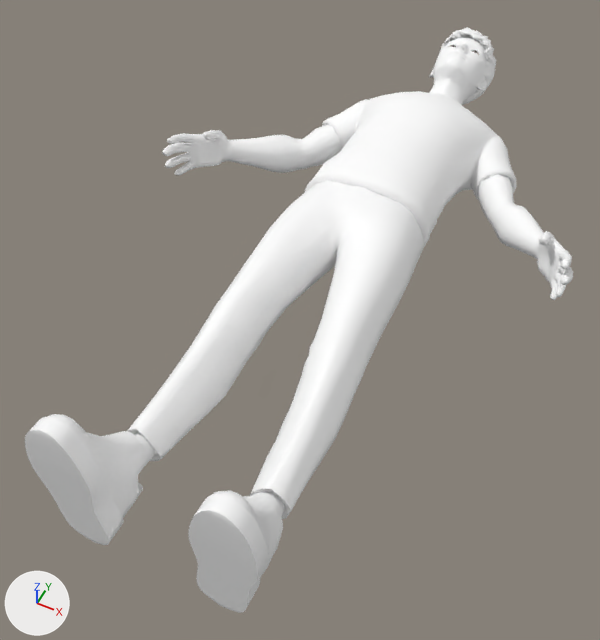
An edit to the glTF model model.glb, drawn before and after from the same camera.
One viewpoint serves both versions: a camera (50 mm lens) standing at (57.1, -51.6, 141.3) and looking at (-4.0, 70.6, -11.4). The lights are fixed; the arrows at lower left show +X, +Y and +Z.

The first picture shows 'Wolf3D_Body', 'Wolf3D_Hair', 'Wolf3D_Head', 'Wolf3D_Outfit_Bottom', 'Wolf3D_Outfit_Footwear', 'Wolf3D_Outfit_Top'.
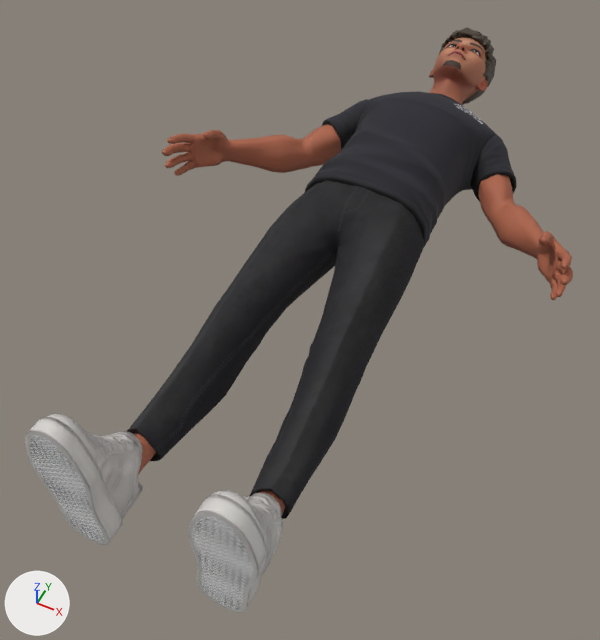
The newer file is also rescaled (x0.01), turned or shifted as a whole; pictures and numbers use the older file's frame.

Changed parts and their boxes [x1, y1, x2, y2] in the pictures (600 x 640 px):
'Wolf3D_Outfit_Bottom', recoloured (white to black): [127, 180, 424, 519] in both
'Wolf3D_Outfit_Footwear', recoloured: [25, 414, 283, 613] in both
'Wolf3D_Outfit_Top', recoloured (white to black): [305, 91, 517, 248] in both
'Wolf3D_Body', recoloured (white to brown): [134, 124, 573, 514] in both
'Wolf3D_Head', recoloured (white to brown): [429, 37, 488, 105] in both
'Wolf3D_Hair', recoloured: [438, 27, 496, 105] in both

What changed in the scene script:
```text
Add mat_wolf3d_outfit_top:
    mat_wolf3d_outfit_top = bpy.data.materials.new('Wolf3D_Outfit_Top')
    # uses the picture img_outfit_cheer_02_v2_m_top_n
    # uses the picture img_tshirt_bc
Add mat_wolf3d_outfit_footwear:
    mat_wolf3d_outfit_footwear = bpy.data.materials.new('Wolf3D_Outfit_Footwear')
    # uses the picture img_outfit_basic_01_v2_m_footwear_d
    # uses the picture img_outfit_basic_01_v2_m_footwear_m_outfit_basic_01_v2_m_footwear_r
    # uses the picture img_outfit_basic_01_v2_m_footwear_n
Add mat_wolf3d_outfit_bottom:
    mat_wolf3d_outfit_bottom = bpy.data.materials.new('Wolf3D_Outfit_Bottom')
    # uses the picture img_outfit_basic_01_v2_m_bottom_d
    # uses the picture img_outfit_basic_01_v2_m_bottom_n
    # uses the picture img_outfit_basic_01_v2_m_bottom_r
Add mat_wolf3d_hair:
    mat_wolf3d_hair = bpy.data.materials.new('Wolf3D_Hair')
    # uses the picture img_basecolor_002
    # uses the picture img_hair_07_n
Add mat_wolf3d_body:
    mat_wolf3d_body = bpy.data.materials.new('Wolf3D_Body')
    # uses the picture img_basecolor_001
    # uses the picture img_wolf3d_fullbody_template_m_v2_n_arms
Change me_wolf3d_body_004:
    where me_wolf3d_body_004.from_pydata(...)  # 1126 vertices, 2178 faces; spans x -53.1..53.1, y 6.4..139.8, z -11.5..14.9
    remove me_wolf3d_body_004.materials.append(mat_wolf3d_body_004)  # white #ffffff
    add me_wolf3d_body_004.materials.append(mat_wolf3d_body)
Change me_wolf3d_hair_004:
    where me_wolf3d_hair_004.from_pydata(...)  # 543 vertices, 1000 faces; spans x -9.0..9.3, y 167.0..185.2, z -8.4..13.9
    remove me_wolf3d_hair_004.materials.append(mat_wolf3d_hair_004)  # white #ffffff
    add me_wolf3d_hair_004.materials.append(mat_wolf3d_hair)
Change me_wolf3d_head_004:
    where me_wolf3d_head_004.from_pydata(...)  # 2060 vertices, 4094 faces; spans x -9.6..9.6, y 152.1..183.3, z -8.7..14.1
    remove me_wolf3d_head_004.materials.append(mat_wolf3d_skin_004)  # white #ffffff
    add me_wolf3d_head_004.materials.append(mat_wolf3d_skin)  # picture img_basecolor_003
Change me_wolf3d_outfit_bottom_004:
    where me_wolf3d_outfit_bottom_004.from_pydata(...)  # 545 vertices, 1061 faces; spans x -19.6..19.7, y 19.4..107.3, z -12.4..12.6
    remove me_wolf3d_outfit_bottom_004.materials.append(mat_wolf3d_outfit_bottom_004)  # white #ffffff
    add me_wolf3d_outfit_bottom_004.materials.append(mat_wolf3d_outfit_bottom)
Change me_wolf3d_outfit_footwear_004:
    where me_wolf3d_outfit_footwear_004.from_pydata(...)  # 706 vertices, 1322 faces; spans x -23.7..23.7, y 0.1..18.3, z -13.0..24.1
    remove me_wolf3d_outfit_footwear_004.materials.append(mat_wolf3d_outfit_footwear_004)  # white #ffffff
    add me_wolf3d_outfit_footwear_004.materials.append(mat_wolf3d_outfit_footwear)
Change me_wolf3d_outfit_top_004:
    where me_wolf3d_outfit_top_004.from_pydata(...)  # 604 vertices, 1204 faces; spans x -29.9..29.9, y 97.4..161.3, z -14.0..14.3
    remove me_wolf3d_outfit_top_004.materials.append(mat_wolf3d_outfit_top_004)  # white #ffffff
    add me_wolf3d_outfit_top_004.materials.append(mat_wolf3d_outfit_top)
```
